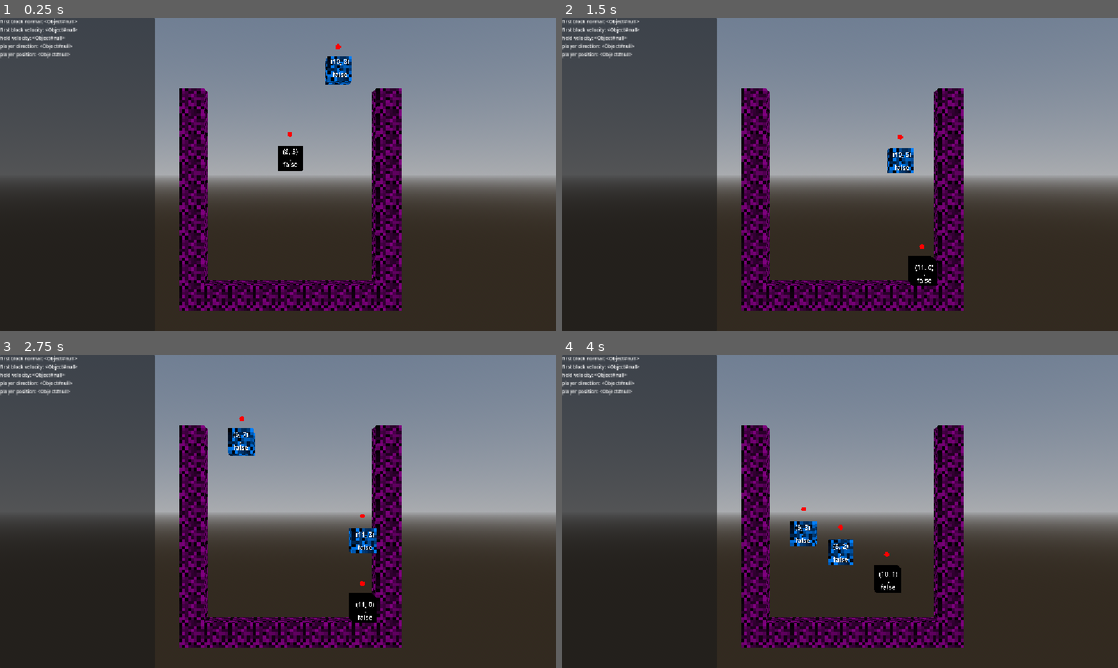
Above: before the commit, frames 1-4 (two rows, left to right).
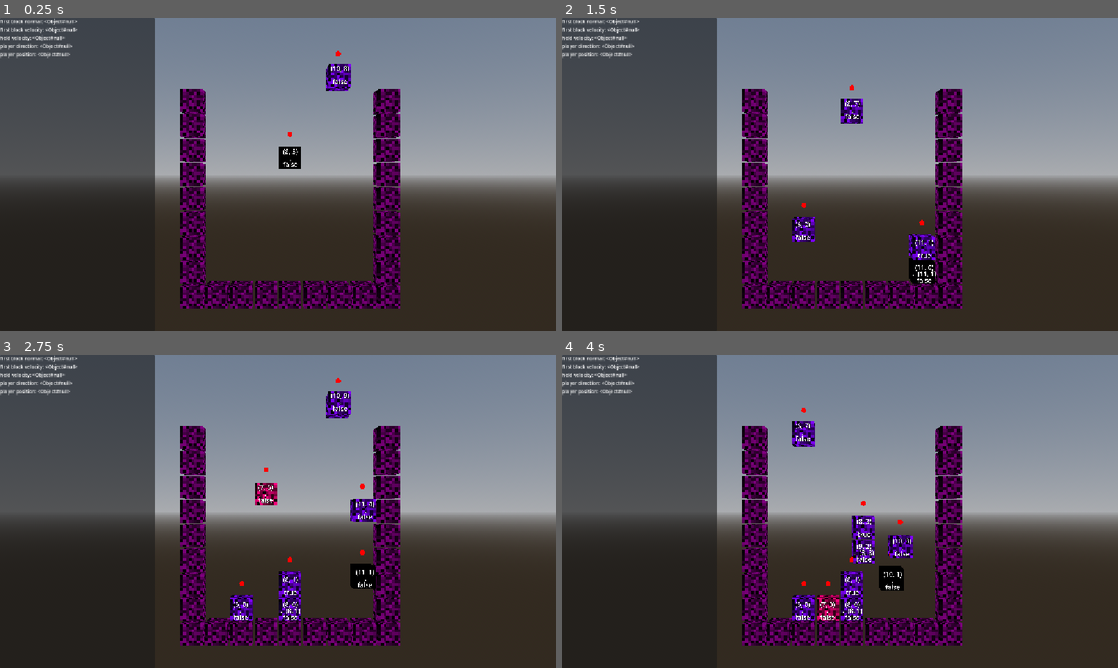
Above: after the commit, the same moments.

Repository: pinto-3d/woods
Game: Godot game, scene res://root.tscn
Two runs of this game, one before a commit and one after it. Both use one fixed random seed, a clock stepped at 60 frames per second and the inputs below.
Inputs:
- Up to frame 1 (0.25 s): no input
- Up to frame 2 (1.5 s): hold D (right) 0.53-1.28 s; tap Shift (interact) at 0.6 s; tap Space (jump) at 0.77 s; hold S (down) from 1.28 s (still down); tap L (place) at 1.35 s
- Up to frame 3 (2.75 s): tap Space (jump) at 1.52 s; release S (down) at 2.03 s; hold D (right) from 2.03 s (still down); tap Shift (interact) at 2.1 s
- Up to frame 4 (4 s): release D (right) at 2.78 s; hold W (up) 2.78-3.53 s; tap L (place) at 2.85 s; tap Space (jump) at 3.02, 3.77 s; hold A (left) from 3.53 s (still down); tap Shift (interact) at 3.6 s

The runs differ from the first frame. In frame 1, 4.9% of the frame differs, in the area x 32-73%, y 8-94%; in frame 2, 5.7%; in frame 3, 7.6%; in frame 4, 7.8%, in the area x 32-73%, y 16-94%.
Error in both runs: Trying to assign value of type 'Node' to a variable of type 'Node3D'. (res://grid_manager.gd:28)

Commit message:
collider now resizes when holding something

Diff:
--- a/woods/grid_manager.gd
+++ b/woods/grid_manager.gd
@@ -73,6 +73,12 @@
 func deregister_entity(entity: Entity):
 	entity.entityGridUpdate.disconnect(_entity_update)
 	var v2: Vector2i = dictEntity2Grid[entity]
+
+	if entity.isHeld:
+		entity.holder.put_down(Vector2.ZERO)
+	if entity.isHolding:
+		entity.put_down(Vector2.ZERO)
+
 	dictGrid2Entity.erase(v2)
 	dictEntity2Grid.erase(entity)
 	entity.erase()
--- a/woods/scripts/entity.gd
+++ b/woods/scripts/entity.gd
@@ -1,5 +1,7 @@
 extends CharacterBody3D
 class_name Entity
+
+static var BasicBoxCollisionShape: BoxShape3D = load("res://basic_box_collision_shape.tres")
 
 enum State { FREE=0, DISABLE_INPUT=1, SPAWNING=2, DYING=3, DISABLE_COMPLETELY=4, DISABLE_PHYSICS = 5 }
 enum RelativeDirection {
@@ -13,7 +15,7 @@
 var GRAVITY: float = 10.0;
 var GRAVITY_DIRECTION: Vector3 = Vector3.DOWN;
 var hasLinearGravity: bool = true
-var LINEAR_GRAVITY_MAX: float = 3;
+var LINEAR_GRAVITY_MAX: float = 10;
 const MIN_VELOCITY: float = 0.01
 
 var THROW_VELOCITY: Vector2 = Vector2(3, 6)
@@ -60,6 +62,7 @@
 
 func _ready() -> void:
 	col = get_node_or_null("CollisionShape3D")
+	mesh = get_node_or_null("MeshInstance3D")
 	holdPoint = get_node_or_null("HoldPoint")
 	if holdPoint:
 		holdPoint.position.y = HOLD_POINT_Y_OFFSET
@@ -70,6 +73,8 @@
 		#debugGridPosition.reparent(self, false)
 		#debugGridPosition.position = position
 		pass
+	if mesh:
+		mesh.scale *= 0.9
 
 	debugLabel3d = get_node_or_null("DebugLabel3D")
 	pass
@@ -133,8 +138,8 @@
 				if velocity.y < -LINEAR_GRAVITY_MAX:
 					velocity.y = -LINEAR_GRAVITY_MAX
 					pass
-
 	move(delta)
+	global_position.z = 0
 
 func _try_slant_boost(normal:Vector3, preCollisionVelocity: Vector3):
 	pass
@@ -171,8 +176,7 @@
 		if info.normal.y > 0:
 			if self is not Character:
 				if info.entity is Entity:
-					if not info.entity.isHolding:
-						info.entity.pickup(self)
+					(info.entity as Entity).get_highest_held_entity().pickup(self)
 					if info.entity is ImmovableBlock:
 						GridManager.i.snap_entity_to_grid(self)
 						self.velocity = Vector3.ZERO
@@ -224,9 +228,10 @@
 func set_as_held(entity: Entity):
 	holder = entity
 	isHeld = true
+	col.disabled = true
 func set_as_not_held():
 	hasLinearGravity = false;
-
+	col.disabled = false
 	holder = null
 	isHeld = false
 	reparent(GridManager.i.root, true)
@@ -234,6 +239,19 @@
 	#var v2 = GridManager.i.get_entity_round_global_pos(self)
 	#global_position = Vector3(v2.x, v2.y, 0)
 	pass
+
+func get_highest_held_entity() -> Entity:
+	var highestEntity: Entity = self
+	while highestEntity.heldEntity:
+		highestEntity = highestEntity.heldEntity
+	return highestEntity
+
+func get_lowest_held_entity() -> Entity:
+	var lowestEntity: Entity = self
+	while lowestEntity.holder:
+		lowestEntity = lowestEntity.holder
+	return lowestEntity
+
 
 func set_is_holding(entity: Entity):
 	if entity.isHeld:
@@ -247,34 +265,57 @@
 	heldEntity.reparent(holdPoint, false)
 
 	isHolding = true
-	pass
+
+	update_collider()
+	pass
+
+func update_collider():
+	var highest: Entity = get_highest_held_entity()
+	var lowest: Entity = get_lowest_held_entity()
+
+	var colShape = BasicBoxCollisionShape.duplicate()
+
+	var diff = highest.global_position.y - lowest.global_position.y
+	var colSize = (highest.col.shape as BoxShape3D).size.y
+	colShape.size.y = colSize + diff
+	lowest.col.shape = colShape
+	lowest.col.position.y = diff/2
+	pass
+
 func set_is_not_holding():
 	remove_collision_exception_with(heldEntity)
 	heldEntity = null
 	isHolding = false
-	pass
+	col.shape = BasicBoxCollisionShape
+	col.position.y = 0
+	pass
+
+
+func put_down(velocity: Vector2):
+	if heldEntity:
+		heldEntity.set_as_not_held()
+		heldEntity.velocity = Vector3(velocity.x, velocity.y, 0)
+	set_is_not_holding()
 
 
 func throw(dir: Vector2):
 	isHolding = false
 	if heldEntity:
-		heldEntity.set_as_not_held()
-
 		dir.x *= THROW_VELOCITY.x
 		if dir.y != 0:
 			dir.y *= -THROW_VELOCITY.y
 			if dir.y > 0:
-				var highestHolder: Entity = heldEntity
-				while highestHolder.heldEntity:
-					highestHolder = highestHolder.heldEntity
-				self.global_position = highestHolder.holdPoint.global_position
 				dir.y = -THROW_Y_BOOST * 2
-				self.velocity.y = THROW_Y_BOOST
 			pass
 		else:
 			dir.y = THROW_VELOCITY.y
-		heldEntity.velocity = Vector3(dir.x, dir.y, 0);
-		set_is_not_holding()
+		var highestHolder: Entity = get_highest_held_entity()
+		var highestPos: Vector3 = highestHolder.holdPoint.global_position
+		put_down(dir)
+		if dir.y < 0:
+			self.global_position = highestPos
+			self.velocity.y = THROW_Y_BOOST
+			pass
 		postThrowPreventPickupTimer = POST_THROW_PREVENT_PICKUP_TIME
 
 func place(dir: Vector2i):
--- a/woods/scripts/level_manager.gd
+++ b/woods/scripts/level_manager.gd
@@ -29,7 +29,7 @@
 
 var availableColors: Array[BlockColor] = [
 	BlockColor.RED,
-	BlockColor.BLUE
+	BlockColor.PINK
 ]
 
 static var i: LevelManager
@@ -42,7 +42,7 @@
 var basicBlockScene: PackedScene = load("res://entity/block/basic_block.tscn")
 
 var blockTimer: float = 0.0
-var TIME_BT_BLOCKS: float = 2
+var TIME_BT_BLOCKS: float = 0.5
 
 var topLeft: Vector2:
 	get:
